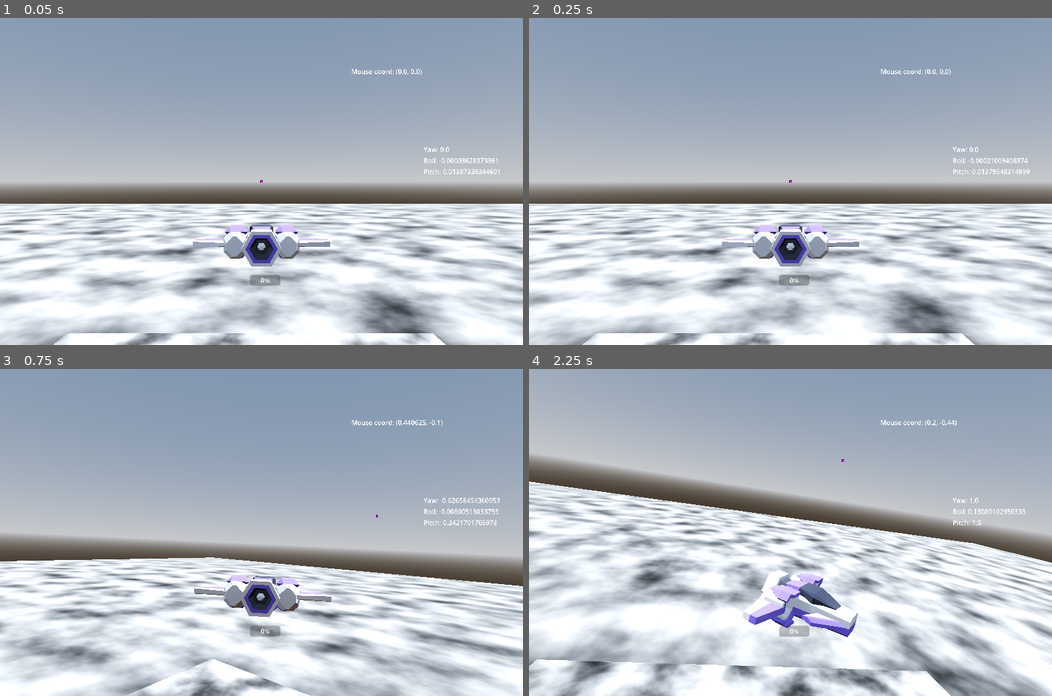
Above: before the commit, frames 1-4 (two rows, left to right).
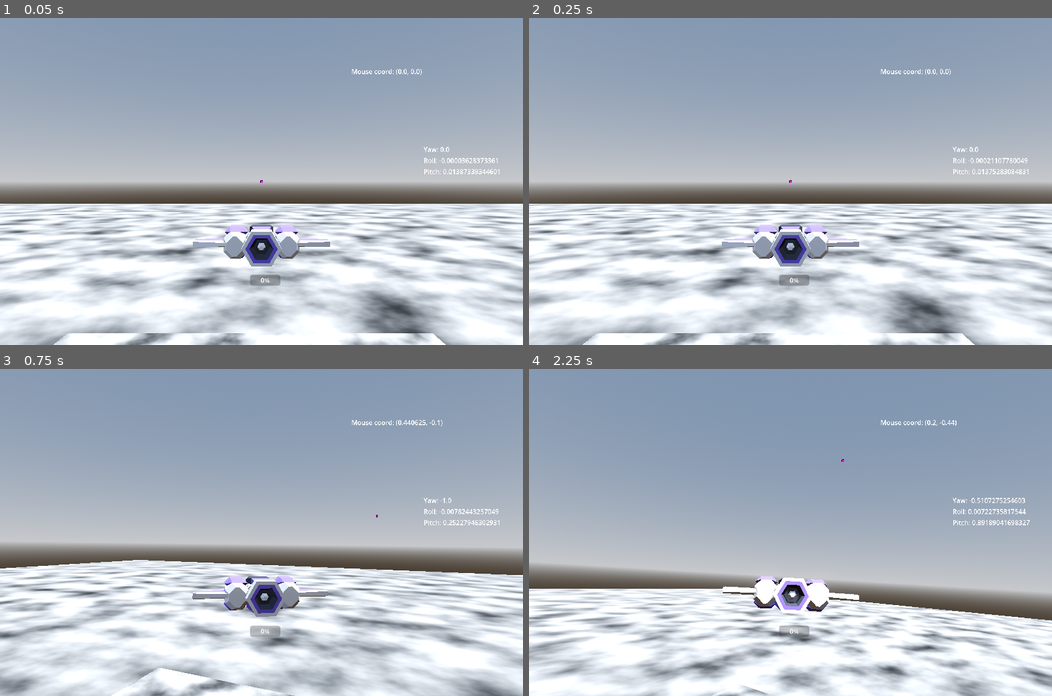
Above: after the commit, the same moments.

Repository: cgorto/space-ships
Game: Godot game, scene res://scenes/test_scene.tscn
The game is run twice, just before and just after one commit, with the same random seed, the same clock (stepped at 60 frames per second) and the same inputs.
Inputs (mouse positions are in pixels of both pictures, inside the frame that each line leads up to):
- Up to frame 1 (0.05 s): no input
- Up to frame 2 (0.25 s): no input
- Up to frame 3 (0.75 s): move the mouse to (376, 516) at 0.52 s; hold D (move_right) from 0.53 s (still down)
- Up to frame 4 (2.25 s): move the mouse to (685, 548) at 1.27 s; release D (move_right) at 1.28 s; hold S (move_backward) 1.28-2.03 s; move the mouse to (842, 460) at 2.02 s; hold D (move_right) from 2.03 s (still down)

Frame 1 is identical in both runs. In frame 2, less than 0.1% of the frame differs, in the area x 88-96%, y 42-48%; in frame 3, 27%; in frame 4, 66%, in the area x 0-100%, y 0-100%.

Commit message:
eek

Diff:
--- a/scenes/game_object/ship_camera/camera_rig.gd
+++ b/scenes/game_object/ship_camera/camera_rig.gd
@@ -42,6 +42,6 @@
 	var target_rotation: Basis = Basis.from_euler(Vector3(-vertical,-horizontal,0))
 	look_ahead_rig.basis = look_ahead_rig.basis.slerp(target_rotation, smooth_speed * delta)
 
-	var lookahead_pos: Vector3 = -ship.global_transform.basis.z * 100
-	#camera.look_at(lookahead_pos,look_ahead_rig.global_transform.basis.y)
-	camera.transform.basis = camera.transform.basis.looking_at(lookahead_pos, look_ahead_rig.transform.basis.y)
+	var lookahead_pos: Vector3 = to_local(ship.global_position -ship.global_transform.basis.z * 100)
+	#camera.look_at(camera.to_local(lookahead_pos,look_ahead_rig.global_transform.basis.y))
+	camera.transform.basis = camera.transform.basis.looking_at(lookahead_pos, transform.basis.y)
--- a/scenes/test_scene.tscn
+++ b/scenes/test_scene.tscn
@@ -56,9 +56,11 @@
 [node name="Ship" parent="." instance=ExtResource("1_45yrv")]
 transform = Transform3D(1, 0, 0, 0, 1, 0, 0, 0, 1, 0, 34.945, 0)
 
+[node name="MeshInstance3D" type="MeshInstance3D" parent="."]
+mesh = SubResource("PlaneMesh_6b0un")
+
 [node name="CameraRig" parent="." node_paths=PackedStringArray("ship") instance=ExtResource("2_mr3ih")]
 ship = NodePath("../Ship")
 fancy_cam = true
 
-[node name="MeshInstance3D" type="MeshInstance3D" parent="."]
-mesh = SubResource("PlaneMesh_6b0un")
+[editable path="CameraRig"]
